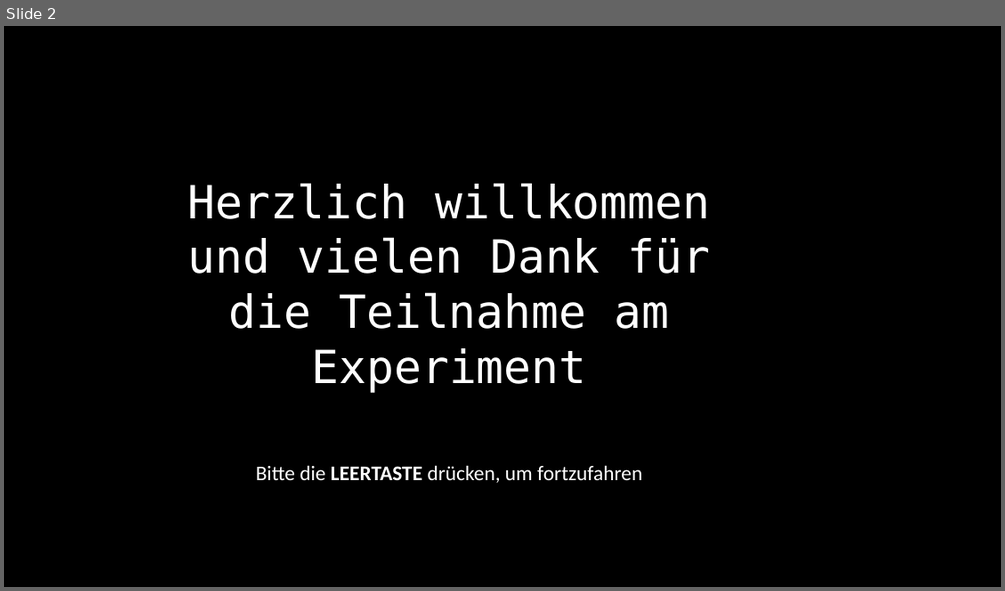
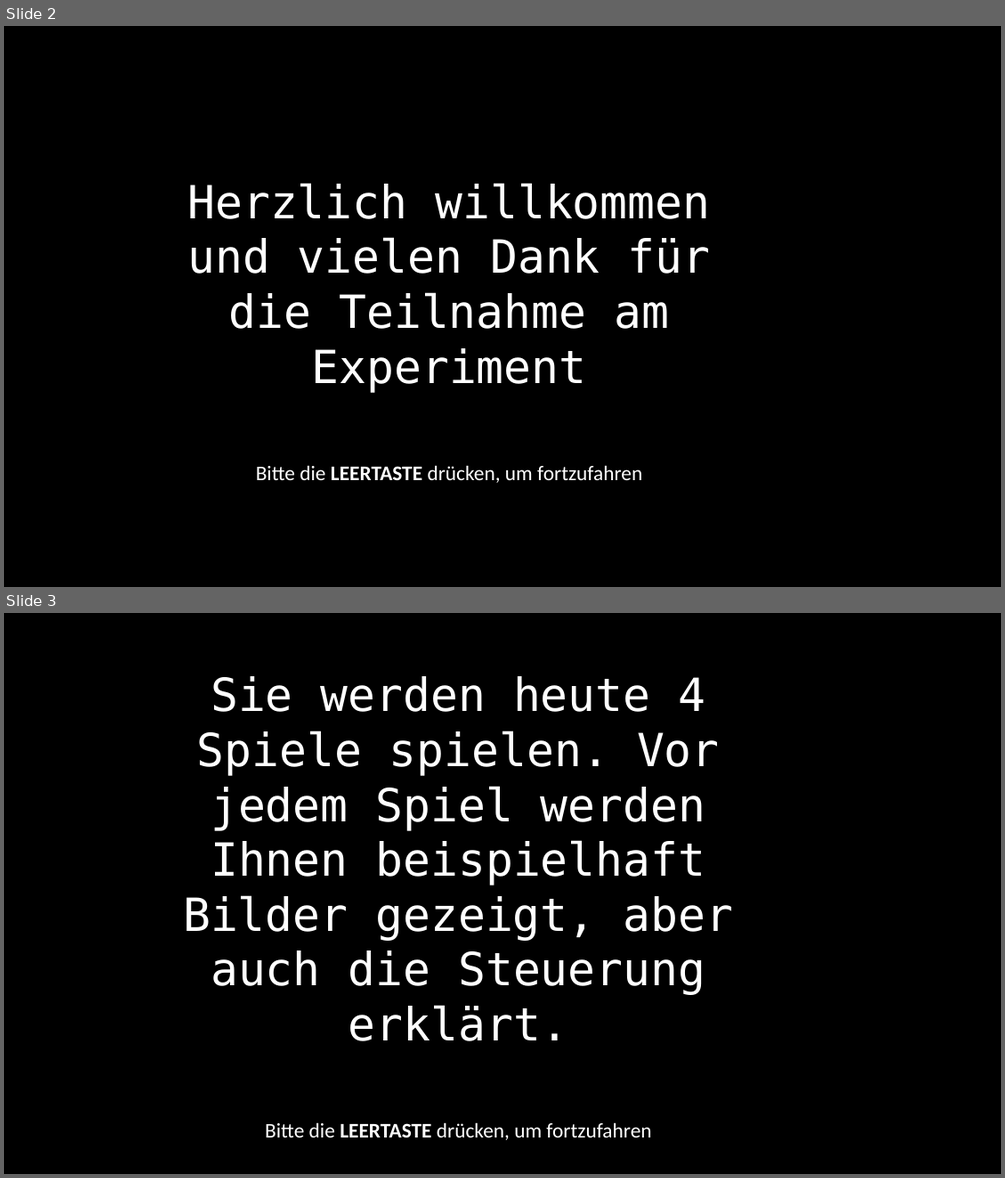
Before and after one commit to sean-mulready/Vizdoom-Scripts, a slide deck: exp_img/instructions.pptx. Shown one above the other, each under a label of ours: slide 2 before the commit, slides 2 and 3 after it. The pictures are 1005x591 and 1005x1178 pixels, drawn with LibreOffice and Linux fonts; fonts in the diff are those of the drawing. Boxes give left, top, right and bottom in pixels: in the first picture for what was removed or moved away, otherwise in the second. Text is boxed around its words. In the diff, an @@ line names an element or a change of style, - is before the commit and + after.

```diff
--- a/exp_img/instructions.pptx
+++ b/exp_img/instructions.pptx
@@ slide 3 added at (4, 613, 1001, 1174), background #000000 @@
@@ text added at (183, 676, 734, 1140), 44 pt, text #FFFFFF @@
+Sie werden heute 4 Spiele spielen. Vor jedem Spiel werden Ihnen beispielhaft Bilder gezeigt, aber auch die Steuerung erklärt.
+Bitte die LEERTASTE drücken, um fortzufahren
```
Also in this commit, not shown: 3 slides changed, 18 other slides added, 41 other files.
